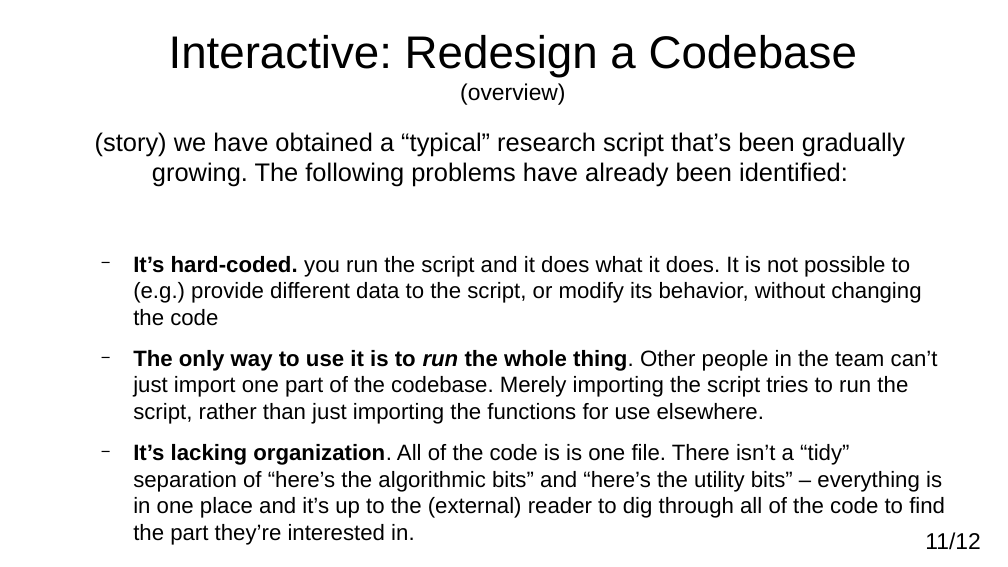
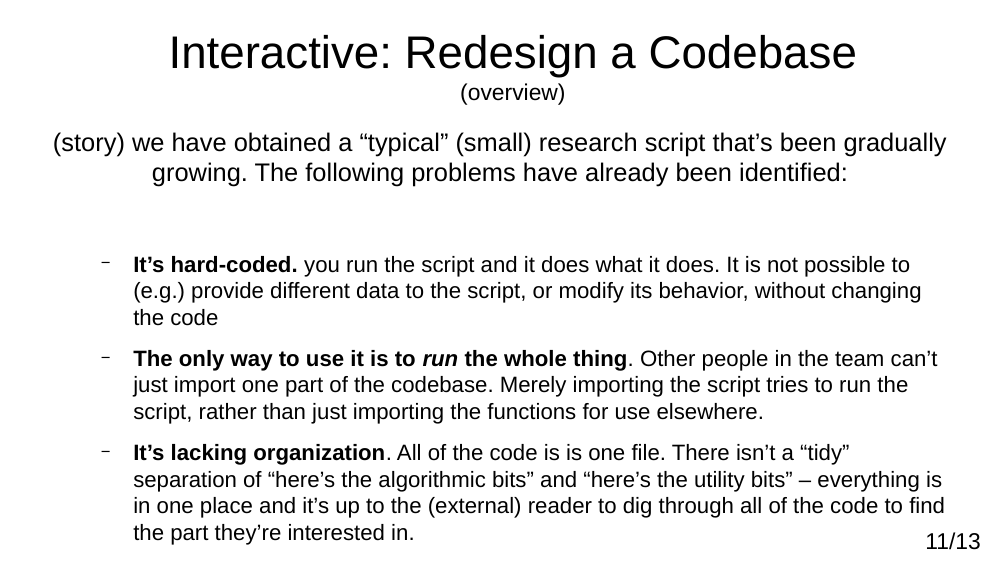
Before and after one commit to adamkewley/rse-meetups, a slide deck: slide 11 of 3_SoftwareDesign/PresentationSlides.odp. Drawn at 1008x567 pixels with LibreOffice and Linux fonts; fonts in the diff are those of the drawing. Boxes give left, top, right and bottom in pixels: in the first picture for what was removed or moved away, otherwise in the second. Text is boxed around its words. In the diff, an @@ line names an element or a change of style, - is before the commit and + after.

Commit message:
Finish session 3 slides and add exercise script

```diff
--- a/3_SoftwareDesign/PresentationSlides.odp
+++ b/3_SoftwareDesign/PresentationSlides.odp
@@ text at (53, 132, 947, 187): text changed @@
-(story) we have obtained a “typical” research script that’s been gradually growing. The following problems have already been identified:
+(story) we have obtained a “typical” (small) research script that’s been gradually growing. The following problems have already been identified:
@@ page number at (925, 532, 980, 550): text changed @@
-11/12
+11/13
```
Also in this commit, not shown: 1 other slide changed, 2 slides added, 1 slide removed, 1 other file.
